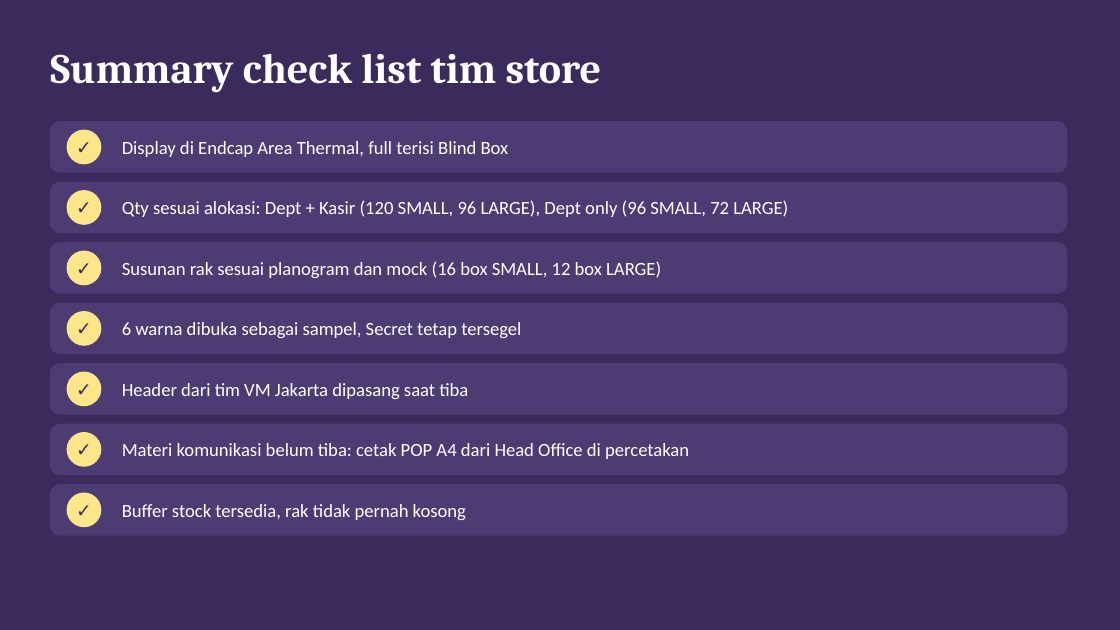
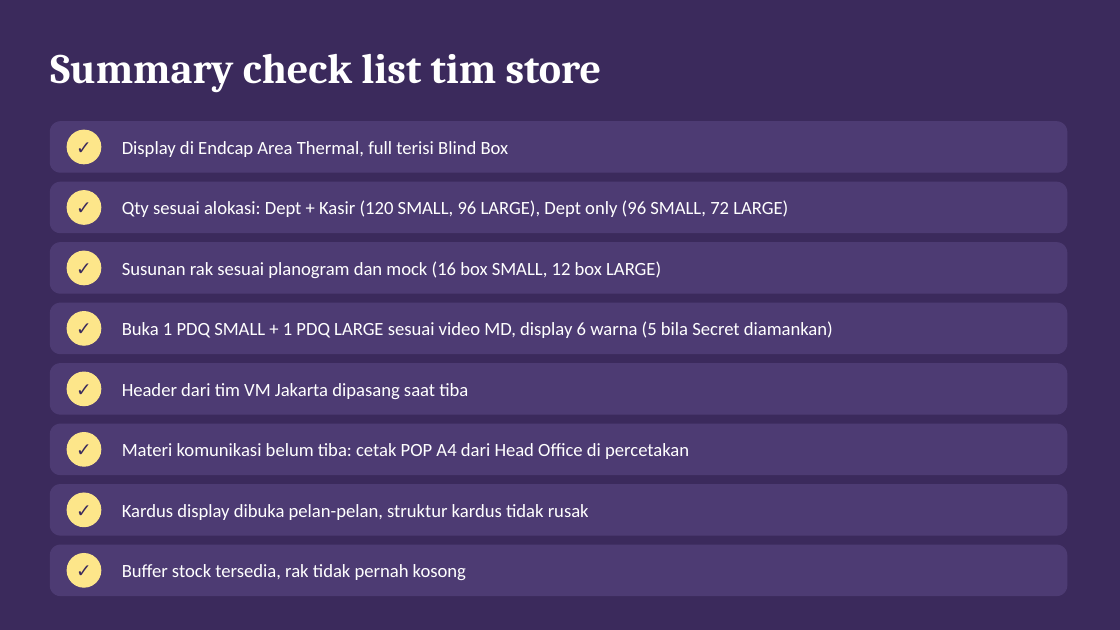
Before and after one commit to eriehermawan-hci/Testing-Erie, a slide deck: slide 11 of Instruksi_Display_Blind_Box_Thermal.pptx (slide 10 before the commit). Drawn at 1120x630 pixels with LibreOffice and Linux fonts; fonts in the diff are those of the drawing. Boxes give left, top, right and bottom in pixels: in the first picture for what was removed or moved away, otherwise in the second. Text is boxed around its words. In the diff, an @@ line names an element or a change of style, - is before the commit and + after.

```diff
--- a/Instruksi_Display_Blind_Box_Thermal.pptx
+++ b/Instruksi_Display_Blind_Box_Thermal.pptx
@@ text at <box>122,321,833,338</box>: text changed @@
-6 warna dibuka sebagai sampel, Secret tetap tersegel
+Buka 1 PDQ SMALL + 1 PDQ LARGE sesuai video MD, display 6 warna (5 bila Secret diamankan)
@@ text added at <box>122,504,589,520</box>, 16 pt, text #FFFFFF @@
+Kardus display dibuka pelan-pelan, struktur kardus tidak rusak
@@ rounded rectangle added at <box>50,545,1067,596</box>, fill #4D3B73, outline #4D3B73 1 pt @@
@@ ellipse added at <box>67,554,101,587</box>, fill #FDE68A, outline #FDE68A 1 pt @@
@@ text added at <box>67,554,101,587</box>, 16 pt, text #3B2A5C, bold @@
+✓
@@ text "Buffer stock tersedia, rak tidak ...": place and size @@
-text "Buffer stock tersedia, rak tidak ..." at <box>122,504,466,520</box>
+text "Buffer stock tersedia, rak tidak ..." at <box>122,564,466,580</box>
```
Also in this commit, not shown: 4 other slides changed, 1 slide added.
